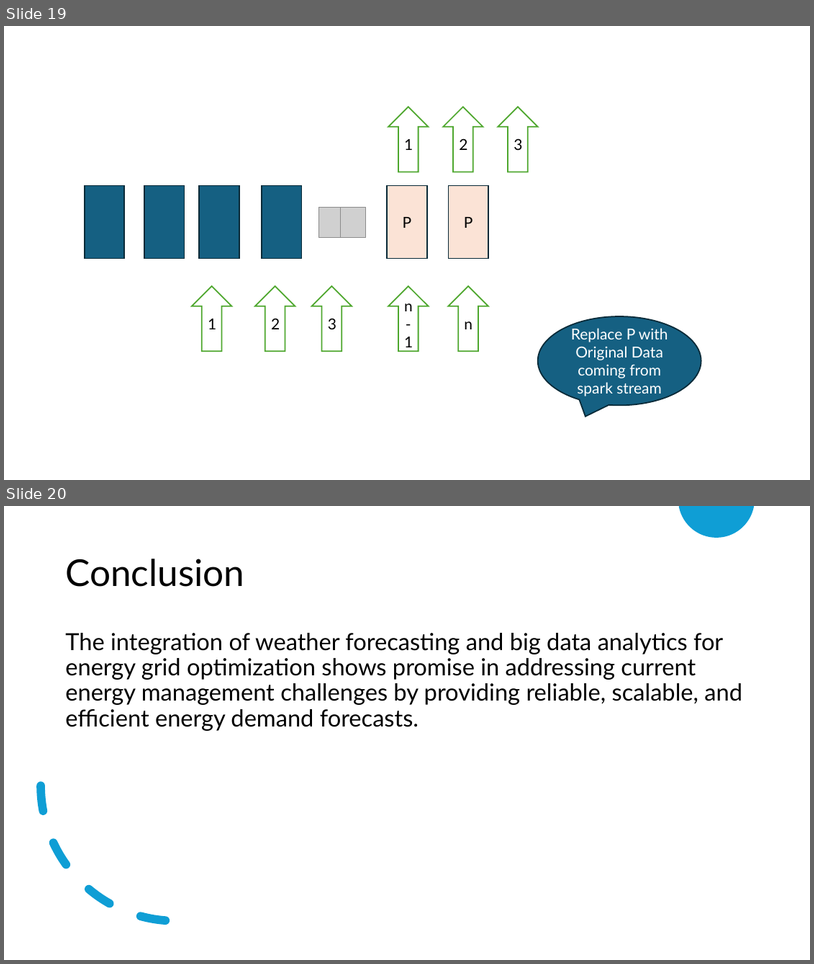
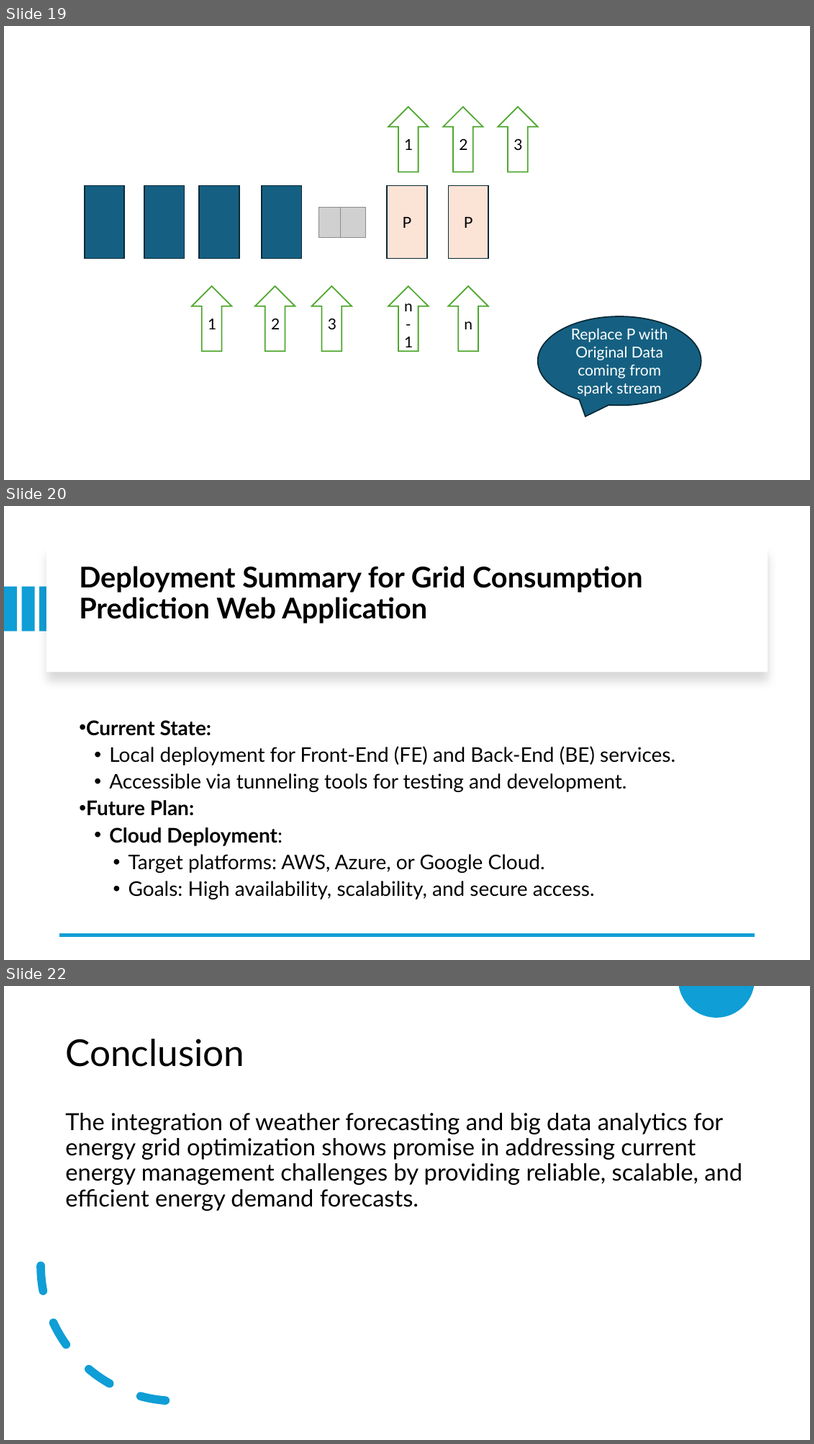
Before and after one commit to cksinghnet/Weather-Based-Grid-Optimization, a slide deck: DataEnggFinalProjectPPT.pptx. Shown one above the other, each under a label of ours: slides 19 and 20 before the commit, slides 19, 20 and 22 after it; the slides between them are not shown. The pictures are 814x964 and 814x1444 pixels, drawn with LibreOffice and Linux fonts; fonts in the diff are those of the drawing; grey boxes stand for pictures. Boxes give left, top, right and bottom in pixels: in the first picture for what was removed or moved away, otherwise in the second. Text is boxed around its words. In the diff, an @@ line names an element or a change of style, - is before the commit and + after.

Commit message:
Update PPT

```diff
--- a/DataEnggFinalProjectPPT.pptx
+++ b/DataEnggFinalProjectPPT.pptx
@@ slide 20 added at (4, 506, 810, 960), background #FFFFFF @@
@@ rectangle added at (46, 546, 768, 672), fill #FFFFFF @@
@@ text added at (79, 566, 643, 623), 34 pt, text #000000, bold @@
+Deployment Summary for Grid Consumption Prediction Web Application
@@ rectangle added at (4, 587, 17, 631), fill #0F9ED5 @@
@@ rectangle added at (21, 587, 34, 631), fill #0F9ED5 @@
@@ rectangle added at (40, 587, 52, 631), fill #0F9ED5 @@
@@ text added at (86, 720, 676, 899), 24 pt, text #000000 @@
+• Current State:
+  • Local deployment for Front-End (FE) and Back-End (BE) services.
+  • Accessible via tunneling tools for testing and development.
+• Future Plan:
+  • Cloud Deployment:
+  • Target platforms: AWS, Azure, or Google Cloud.
+  • Goals: High availability, scalability, and secure access.
@@ line added from (756, 935) to (59, 935), #0F9ED5 4.5 pt @@
@@ what was slide 20 is now slide 22 @@
```
Also in this commit, not shown: 1 other slide added, 1 other file.
